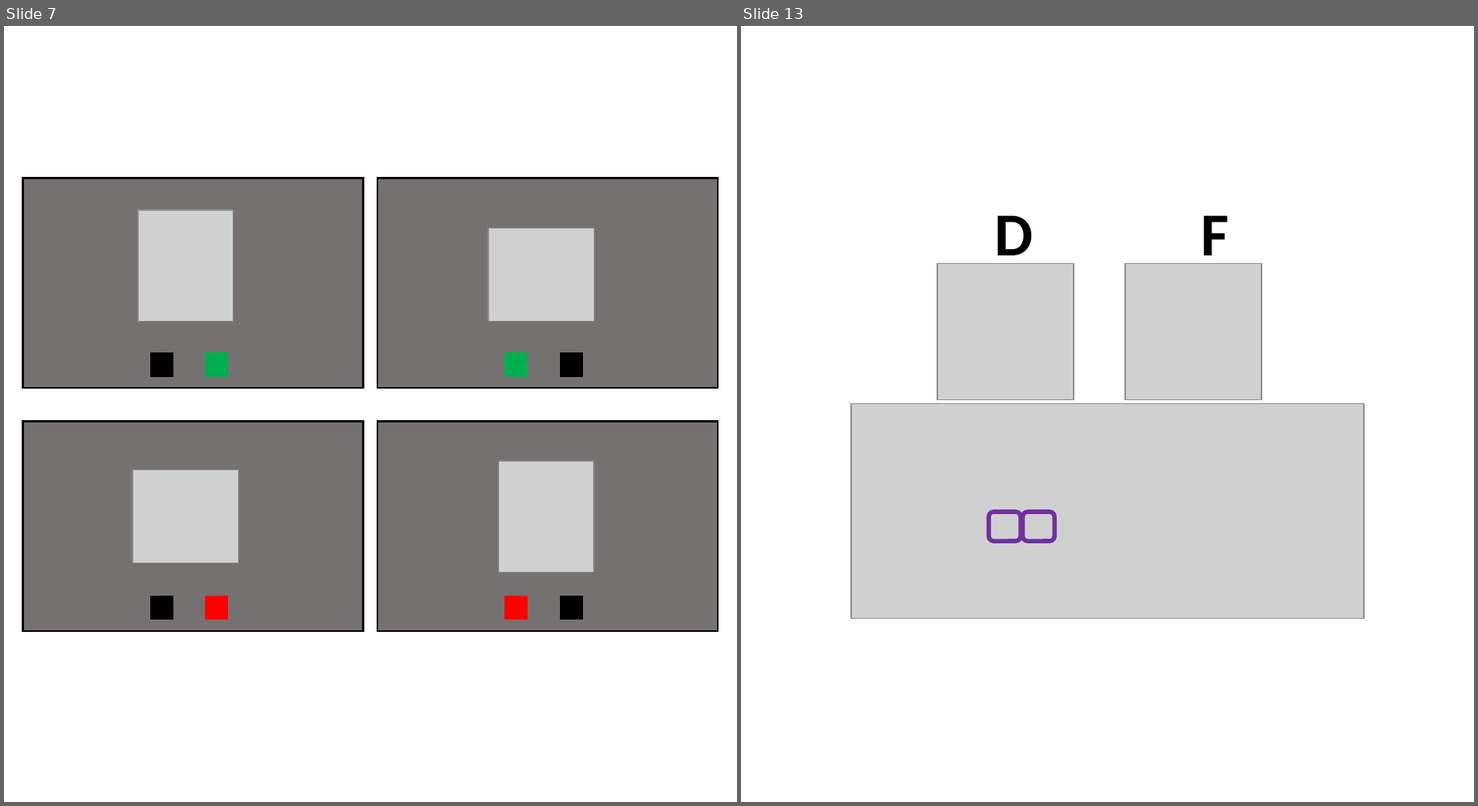
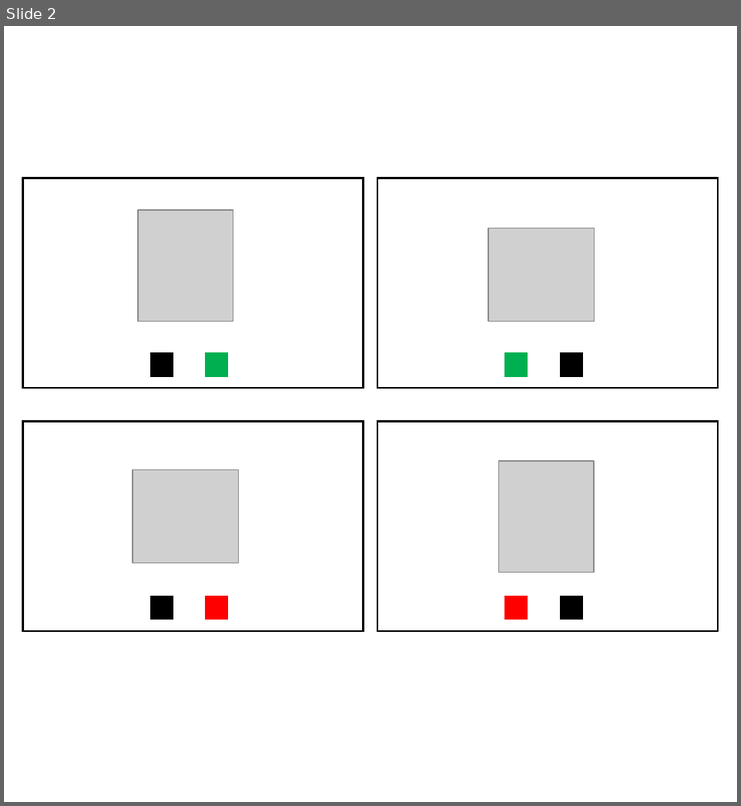
Before and after one commit to mmorenoverdu/HLJT, a slide deck: HLJT_online/hljt_instr_images/figures.pptx. Shown side by side, each under a label of ours: slides 7 and 13 before the commit, slide 2 after it; the slides between them are not shown. The pictures are 1478x806 and 741x806 pixels, drawn with LibreOffice and Linux fonts; fonts in the diff are those of the drawing; grey boxes stand for pictures. Boxes give left, top, right and bottom in pixels: in the first picture for what was removed or moved away, otherwise in the second. Text is boxed around its words. In the diff, an @@ line names an element or a change of style, - is before the commit and + after.

```diff
--- a/HLJT_online/hljt_instr_images/figures.pptx
+++ b/HLJT_online/hljt_instr_images/figures.pptx
@@ slide 13 removed at bbox=[741, 26, 1474, 802], background #FFFFFF @@
@@ text removed at bbox=[995, 215, 1034, 270] @@
-D
@@ text removed at bbox=[1201, 215, 1229, 270] @@
-F
@@ picture removed at bbox=[937, 262, 1074, 399] @@
@@ picture removed at bbox=[1124, 262, 1261, 399] @@
@@ picture removed at bbox=[852, 403, 1365, 617] @@
@@ rounded rectangle removed at bbox=[989, 512, 1021, 541] @@
@@ rounded rectangle removed at bbox=[1022, 512, 1054, 541] @@
@@ what was slide 7 is now slide 2 @@
@@ slide 2 changed as well @@
@@ fill #767171 to #FFFFFF in 4 elements at bbox=[22, 421, 363, 631], bbox=[377, 178, 717, 388], bbox=[377, 421, 717, 631], bbox=[22, 178, 363, 388] @@
```
Also in this commit, not shown: 1 slide added, 11 other slides removed, 9 other files.
